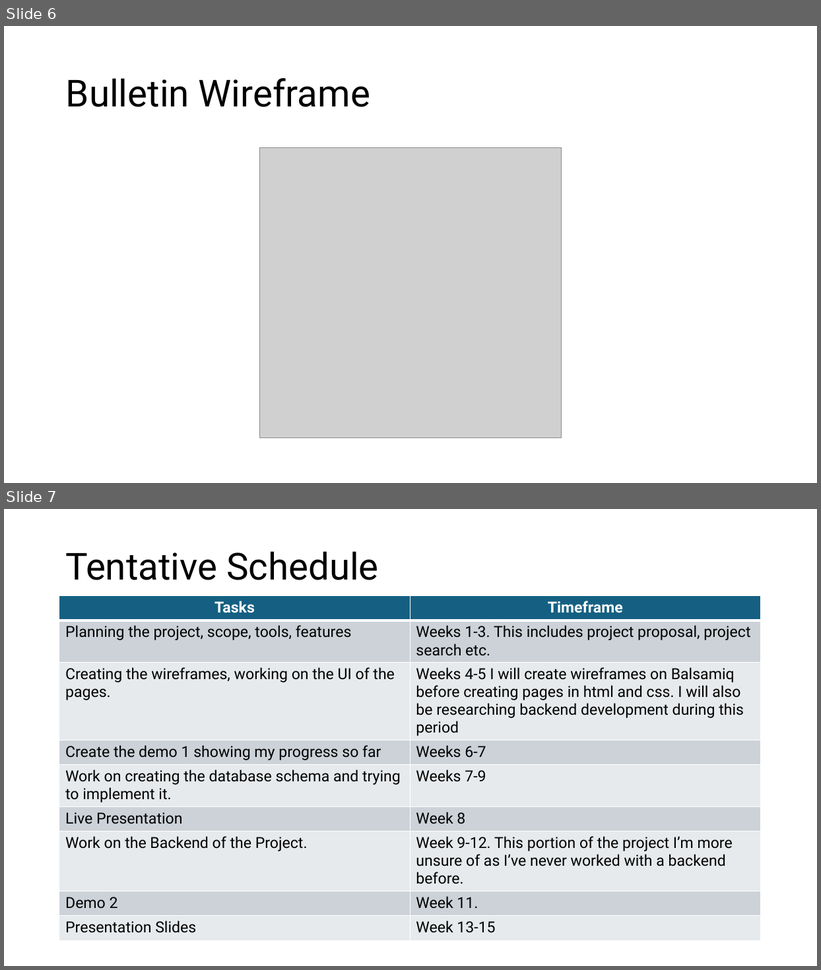
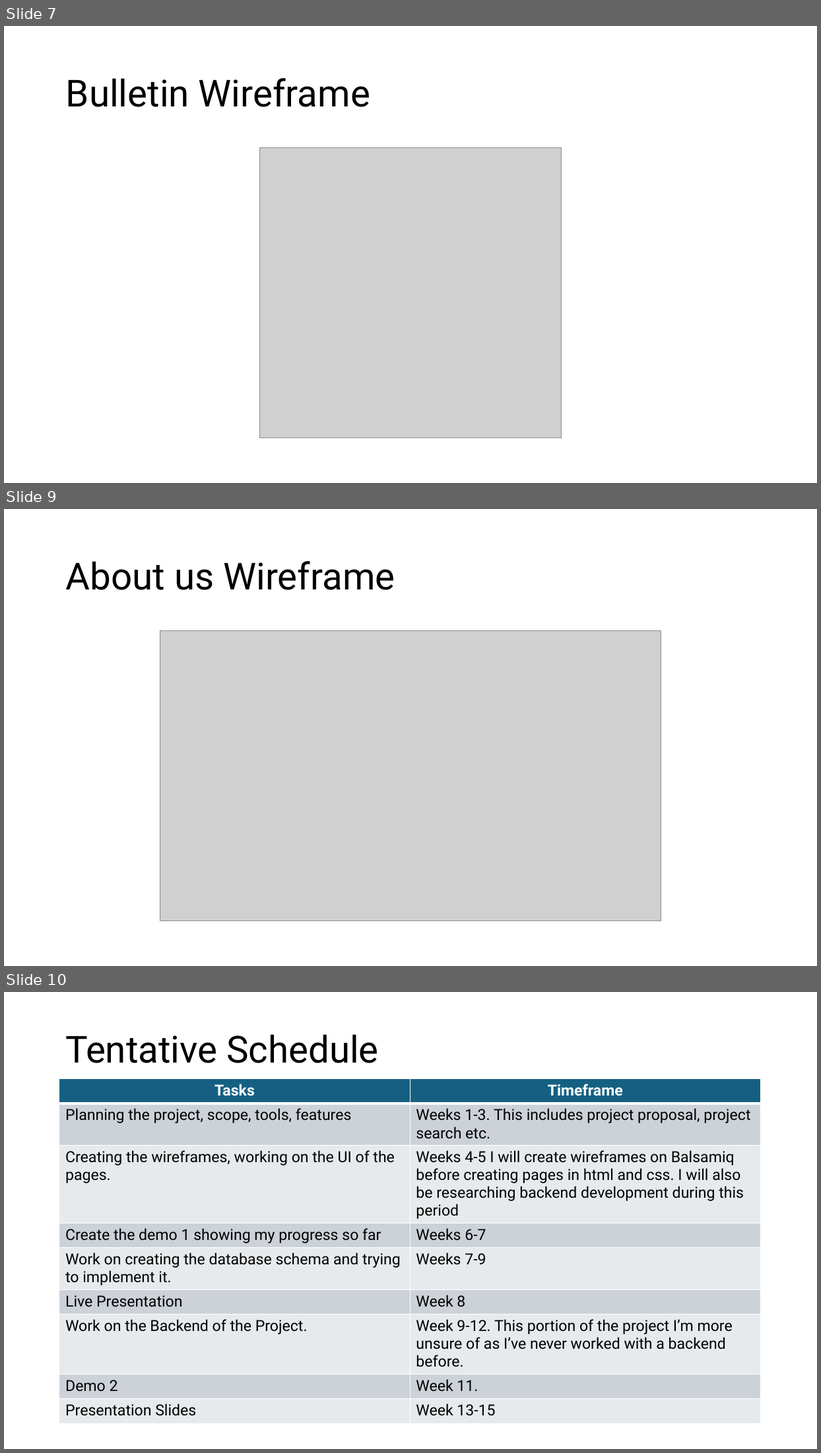
Before and after one commit to sfaruk2001/MyStudies, a slide deck: Design_Doc_MyStudies.pptx. Shown one above the other, each under a label of ours: slides 6 and 7 before the commit, slides 7, 9 and 10 after it; the slides between them are not shown. The pictures are 821x970 and 821x1453 pixels, drawn with LibreOffice and Linux fonts; fonts in the diff are those of the drawing; grey boxes stand for pictures. Boxes give left, top, right and bottom in pixels: in the first picture for what was removed or moved away, otherwise in the second. Text is boxed around its words. In the diff, an @@ line names an element or a change of style, - is before the commit and + after.

```diff
--- a/Design_Doc_MyStudies.pptx
+++ b/Design_Doc_MyStudies.pptx
@@ slide 9 added at bbox=[4, 509, 817, 966], background #FFFFFF @@
@@ title added at bbox=[66, 561, 395, 590], 44 pt, text #000000 @@
+About us Wireframe
@@ picture added at bbox=[160, 631, 661, 921] @@
@@ what was slide 6 is now slide 7 @@
@@ what was slide 7 is now slide 10 @@
```
Also in this commit, not shown: 2 other slides added, 1 other file.
